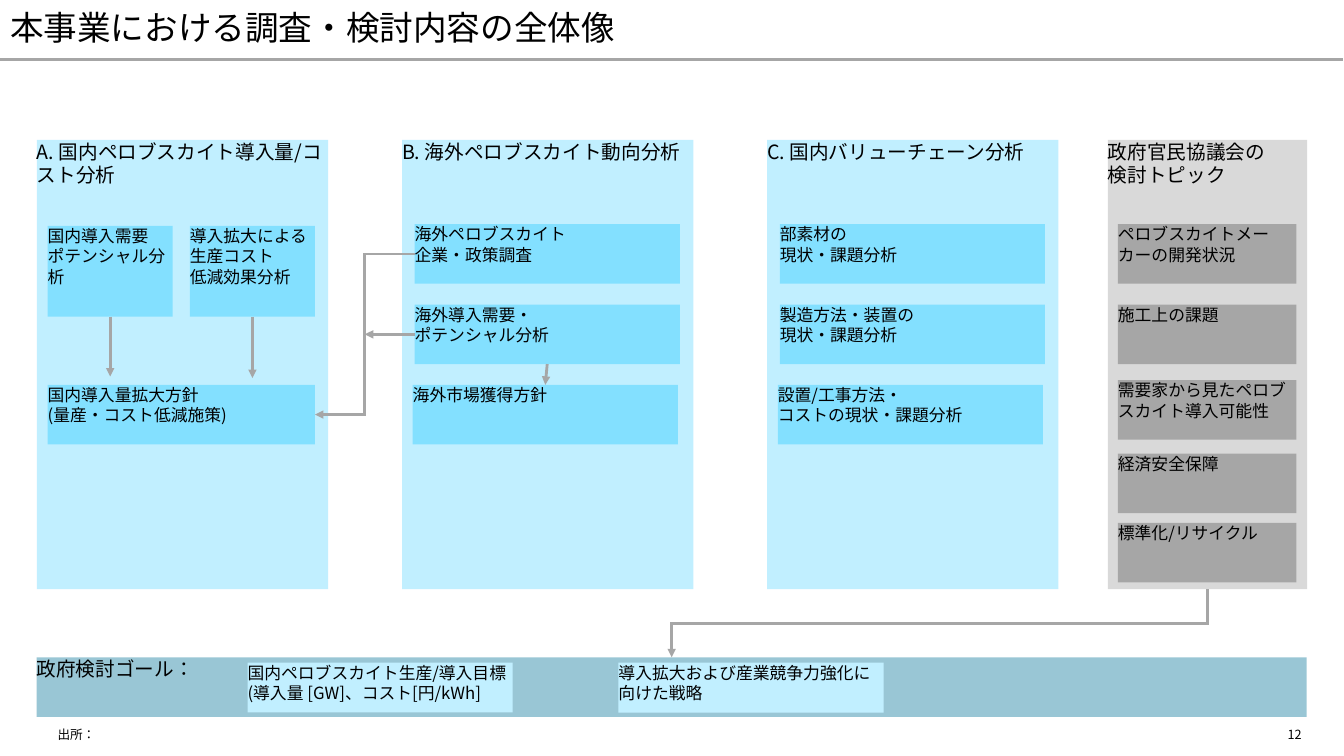
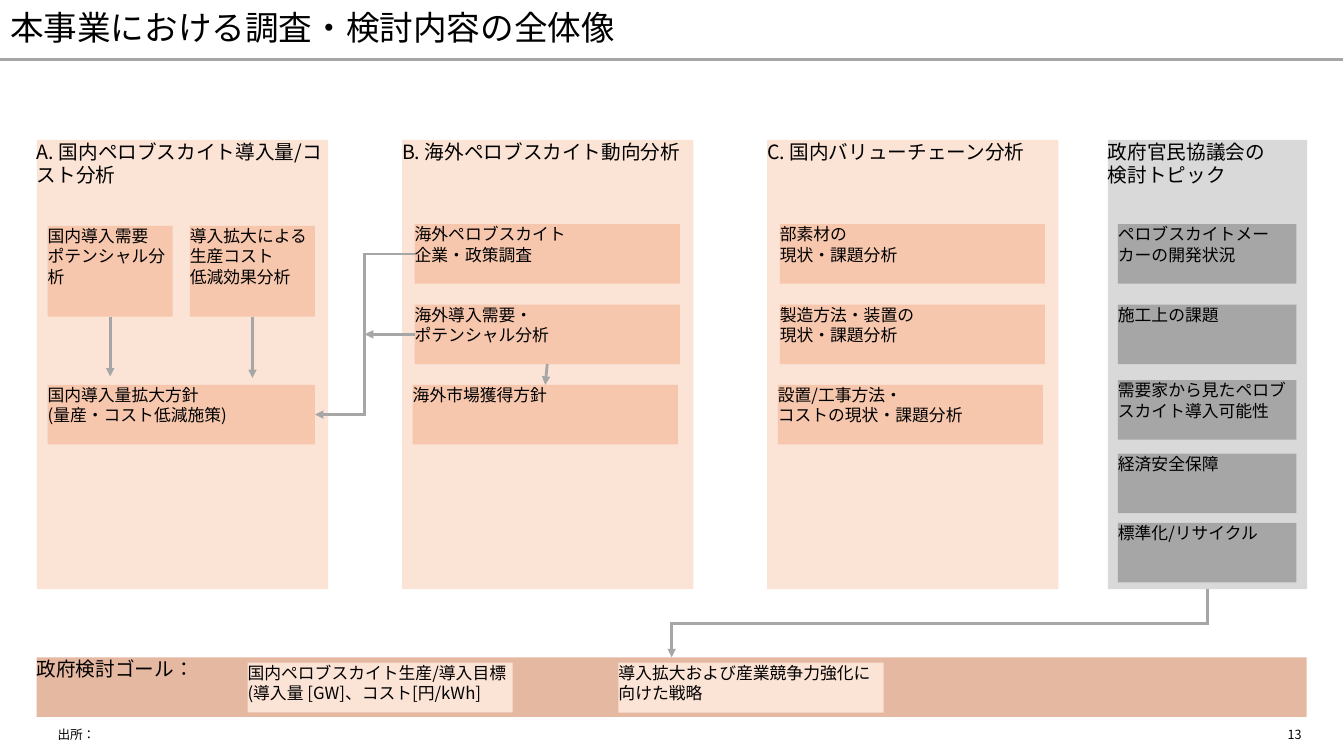
Before and after one commit to yuzucha16/dotfiles, a slide deck: slide 13 of office/Blank.potx (slide 12 before the commit). Drawn at 1344x756 pixels with LibreOffice and Linux fonts; fonts in the diff are those of the drawing. Boxes give left, top, right and bottom in pixels: in the first picture for what was removed or moved away, otherwise in the second. Text is boxed around its words. In the diff, an @@ line names an element or a change of style, - is before the commit and + after.

```diff
--- a/office/Blank.potx
+++ b/office/Blank.potx
@@ fill #83E0FF to #F6C6AD in 9 elements at [47,226,172,317], [190,226,315,317], [47,385,315,445], [412,385,678,445], [414,304,680,364], [414,224,680,283], [778,385,1044,445], [780,304,1046,364], [780,224,1046,283] @@
@@ rectangle "政府検討ゴール：" at [36,657,1307,717]: fill #007096 at 40% opacity to #C04F15 at 40% opacity @@
@@ fill #C1F0FF to #FBE3D6 in 5 elements at [37,140,329,590], [402,140,694,590], [767,140,1059,590], [248,662,513,712], [619,662,884,712] @@
@@ page number at [1288,729,1302,739]: text changed @@
-12
+13
```
Also in this commit, not shown: 33 other slides changed, 1 slide added.
